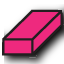
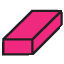
Layered file, before and after one edit (64 × 64). Changes by layer:
hid "eraser" over [4, 4, 64, 64]
